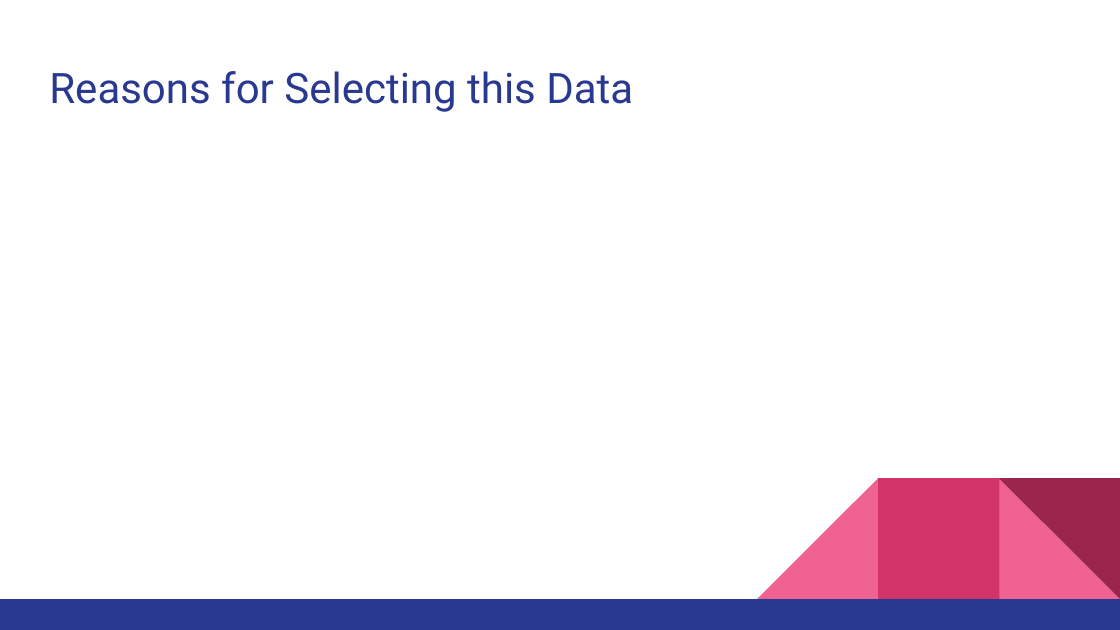
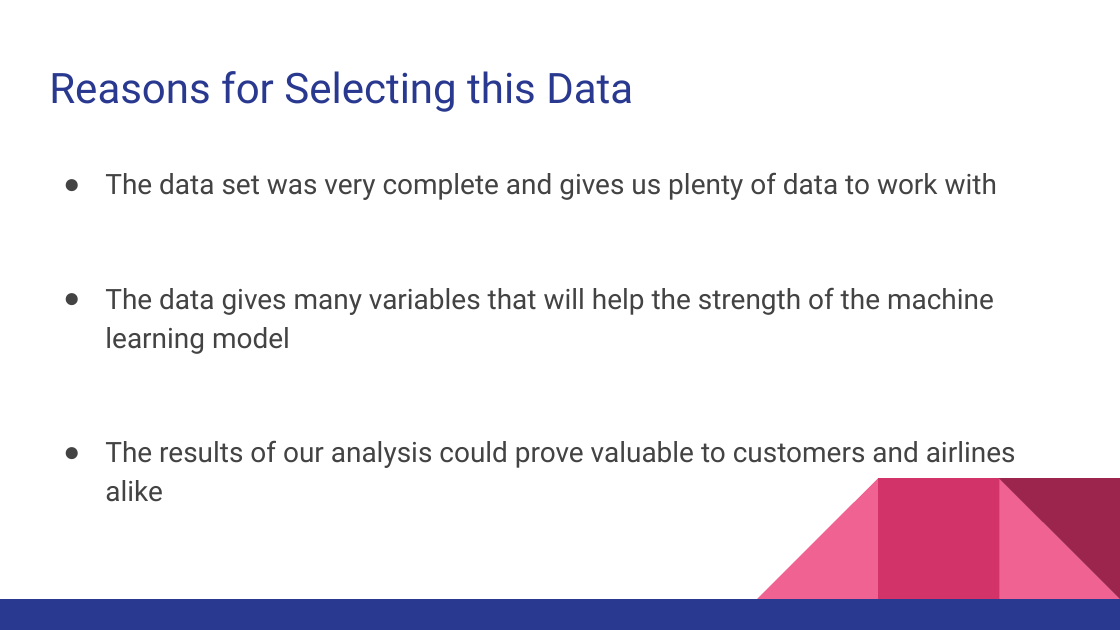
Before and after one commit to TurnerE8/Flight-Price-Predictor, a slide deck: slide 3 of SlideShow/Data Analytics Final Presentation.pptx. Drawn at 1120x630 pixels with LibreOffice and Linux fonts; fonts in the diff are those of the drawing. Boxes give left, top, right and bottom in pixels: in the first picture for what was removed or moved away, otherwise in the second. Text is boxed around its words. In the diff, an @@ line names an element or a change of style, - is before the commit and + after.

```diff
--- a/SlideShow/Data Analytics Final Presentation.pptx
+++ b/SlideShow/Data Analytics Final Presentation.pptx
@@ text added at bbox=[105, 172, 1016, 502], 18 pt, text #434343 @@
+● The data set was very complete and gives us plenty of data to work with
+● The data gives many variables that will help the strength of the machine learning model
+● The results of our analysis could prove valuable to customers and airlines alike
```
Also in this commit, not shown: 1 other file.
